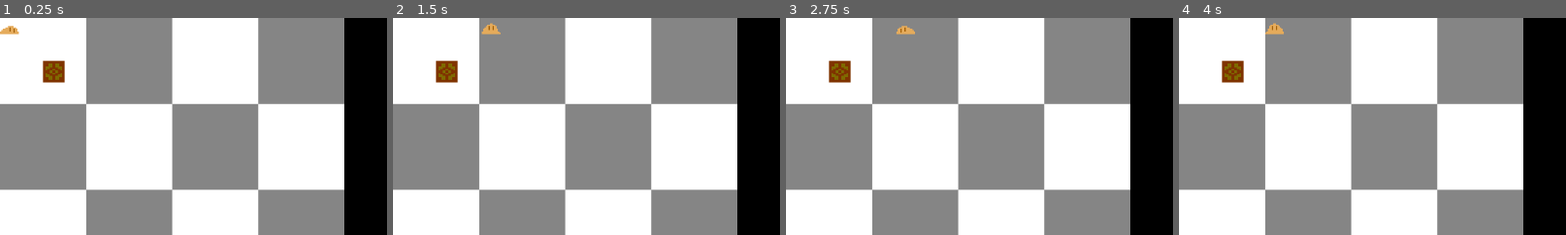
Above: before the commit, frames 1-4 (left to right).
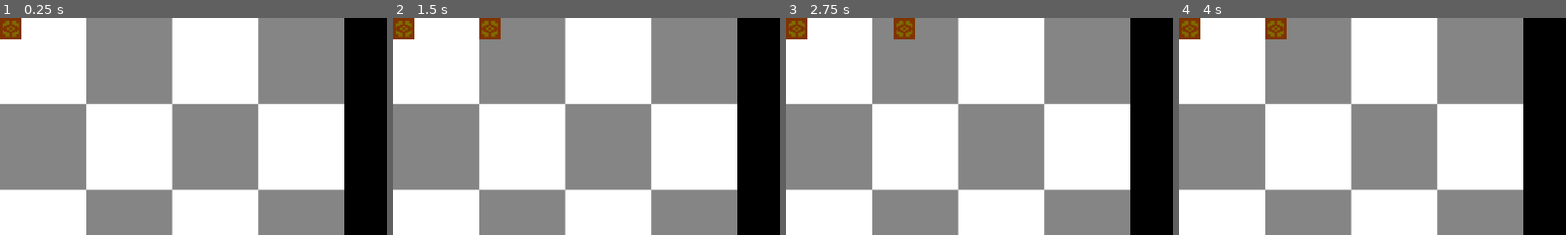
Above: after the commit, the same moments.

Repository: ANGELIX-sys/polycore
Game: Godot game, scene res://world.tscn
The game is run twice, just before and just after one commit, with the same random seed, the same clock (stepped at 60 frames per second) and the same inputs.
Inputs (mouse positions are % of the whole screen's width and height, from its top left):
- Up to frame 1 (0.25 s): no input
- Up to frame 2 (1.5 s): tap Enter at 0.5 s; move the mouse to (72, 45) at 0.52 s; hold Right (move_right) 0.53-1.25 s; hold Shift (move_modifier) 0.53-1.25 s; click (72, 45) at 0.67 s; tap Space at 1.25 s; drag from (30, 55) to (45, 70) at 1.27 s
- Up to frame 3 (2.75 s): tap Enter at 2 s; move the mouse to (60, 28) at 2.02 s; hold Right (move_right) from 2.03 s (still down); tap Delete at 2.1 s
- Up to frame 4 (4 s): release Right (move_right) at 2.75 s; tap Space at 2.75 s; drag from (45, 70) to (20, 35) at 2.77 s; tap Enter at 3.5, 3.6 s; move the mouse to (80, 65) at 3.52 s; hold Left (move_left) from 3.53 s (still down)
The pictures show only the part of the screen within x 0-50%, y 0-50%; the shares and areas given below are measured in that part.

The runs differ from the first frame. In frame 1, 1.1% of the frame differs, in the area x 0-17%, y 0-30%; in frame 2, 1.7%, in the area x 0-28%, y 0-30%; in frame 3, 1.7%; in frame 4, 1.7%.

Commit message:
waw multipush almost works
added Signal to make pushing work... sort of

Diff:
--- a/src/box.gd
+++ b/src/box.gd
@@ -1,8 +1,15 @@
 extends Dyna
+
+func _ready():
+	get_node("../Player").move.connect(_on_move)
 
 func _process(delta):
 	super(_process)
+	#
+	#if movement_direction >= 0 && slide >= 1:
+		#do_move()
+		#movement_direction = 0
 
-	if movement_direction >= 0 && slide >= 1:
-		do_move()
-		movement_direction = 0
+func _on_move() -> void:
+	do_move()
+	movement_direction = 0
--- a/src/box.tscn
+++ b/src/box.tscn
@@ -19,7 +19,7 @@
 }]
 
 [sub_resource type="RectangleShape2D" id="RectangleShape2D_4flbx"]
-size = Vector2(16, 16)
+size = Vector2(15, 15)
 
 [node name="Box" type="CharacterBody2D" groups=["pushable"]]
 motion_mode = 1
--- a/src/dyna.gd
+++ b/src/dyna.gd
@@ -3,6 +3,9 @@
 @export var shift_multiplier = 1
 @export var movement_direction = dirs.NONE
 @export var next_pos: Vector4i = Vector4i(0, 0, 0, 0)
+
+# emitted when a Dynamic Object moves
+signal move
 
 func _ready():
 	current_pos = start_pos
@@ -46,19 +49,18 @@
 	var collided = move_and_collide(pos_to_pixels(next_pos) - pos_to_pixels(), true)
 	if collided != null:
 		collided = collided.get_collider()
-		if (
-			collided.get_groups().has("pushable")
-			and next_pos.x >= 0 and next_pos.x < global.room_dims.x
-			and next_pos.y >= 0 and next_pos.y < global.room_dims.y
-			and next_pos.z >= 0 and next_pos.z < global.room_dims.z
-			and next_pos.w >= 0 and next_pos.w < global.room_dims.w
-			):
-			# print("yeag")
-			collided.movement_direction = movement_direction
-			collided.shift_multiplier = shift_multiplier
-			global.colliders.append(collided)
+		if (next_pos.x >= 0 and next_pos.x < global.room_dims.x
+		and next_pos.y >= 0 and next_pos.y < global.room_dims.y
+		and next_pos.z >= 0 and next_pos.z < global.room_dims.z
+		and next_pos.w >= 0 and next_pos.w < global.room_dims.w
+		):
+			if collided.get_groups().has("pushable"):
+				collided.movement_direction = movement_direction
+				collided.shift_multiplier = shift_multiplier
+				get_tree().call_group("pushable", "move")
+
 		else:
-			global.colliders = []
+			return
 
 	for collider in global.colliders:
 		collider.slide = 0
--- a/src/player.gd
+++ b/src/player.gd
@@ -25,3 +25,4 @@
 		movement_direction = stored_dir
 		stored_dir = 0
 		do_move()
+		emit_signal("move")
--- a/src/player.tscn
+++ b/src/player.tscn
@@ -66,7 +66,7 @@
 }]
 
 [sub_resource type="RectangleShape2D" id="RectangleShape2D_4flbx"]
-size = Vector2(16, 16)
+size = Vector2(15, 15)
 
 [node name="Player" type="CharacterBody2D" groups=["pushable"]]
 motion_mode = 1
--- a/src/world.tscn
+++ b/src/world.tscn
@@ -31,3 +31,7 @@
 [node name="Box" parent="." instance=ExtResource("3_tlwt5")]
 position = Vector2(32, 32)
 start_pos = Vector4i(2, 2, 0, 0)
+
+[node name="Box2" parent="." instance=ExtResource("3_tlwt5")]
+position = Vector2(32, 16)
+start_pos = Vector4i(2, 1, 0, 0)
